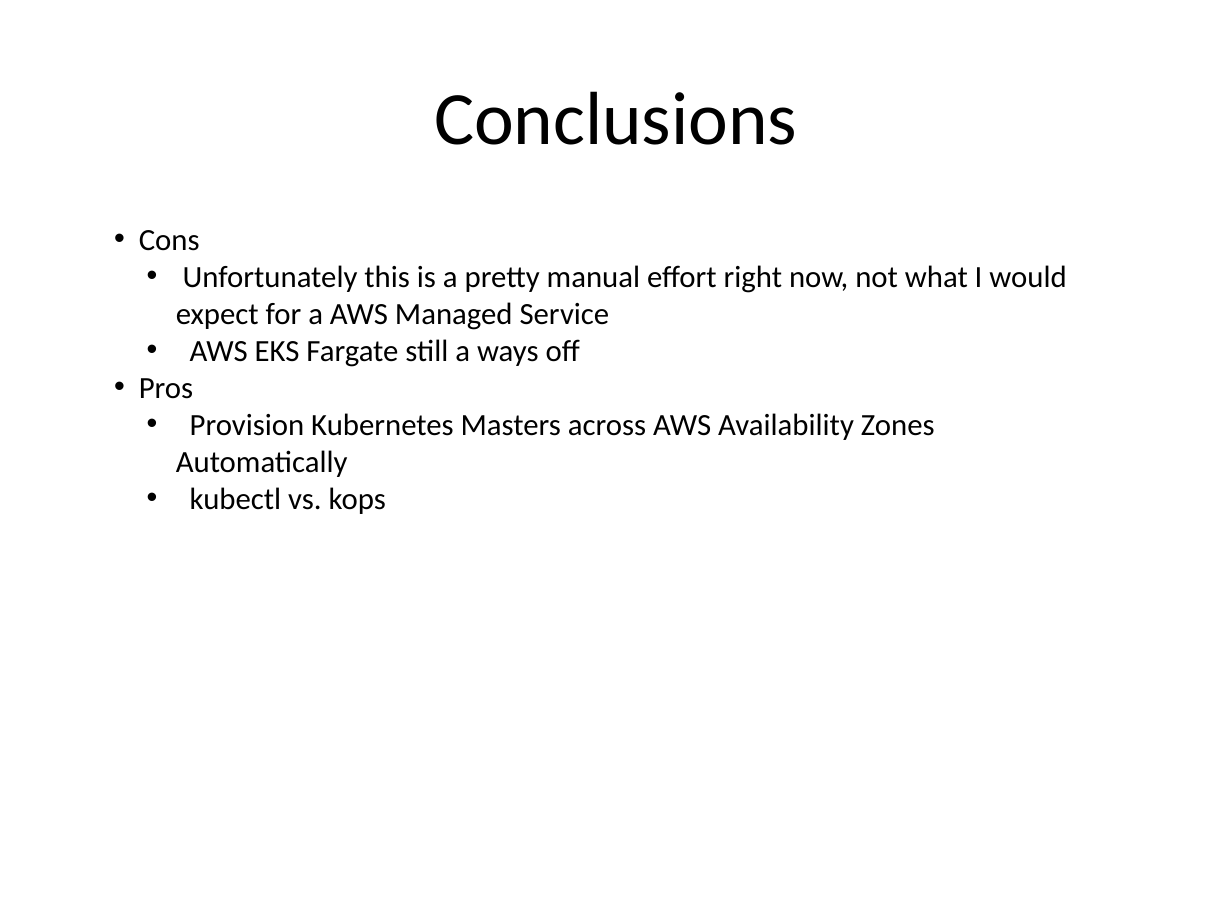
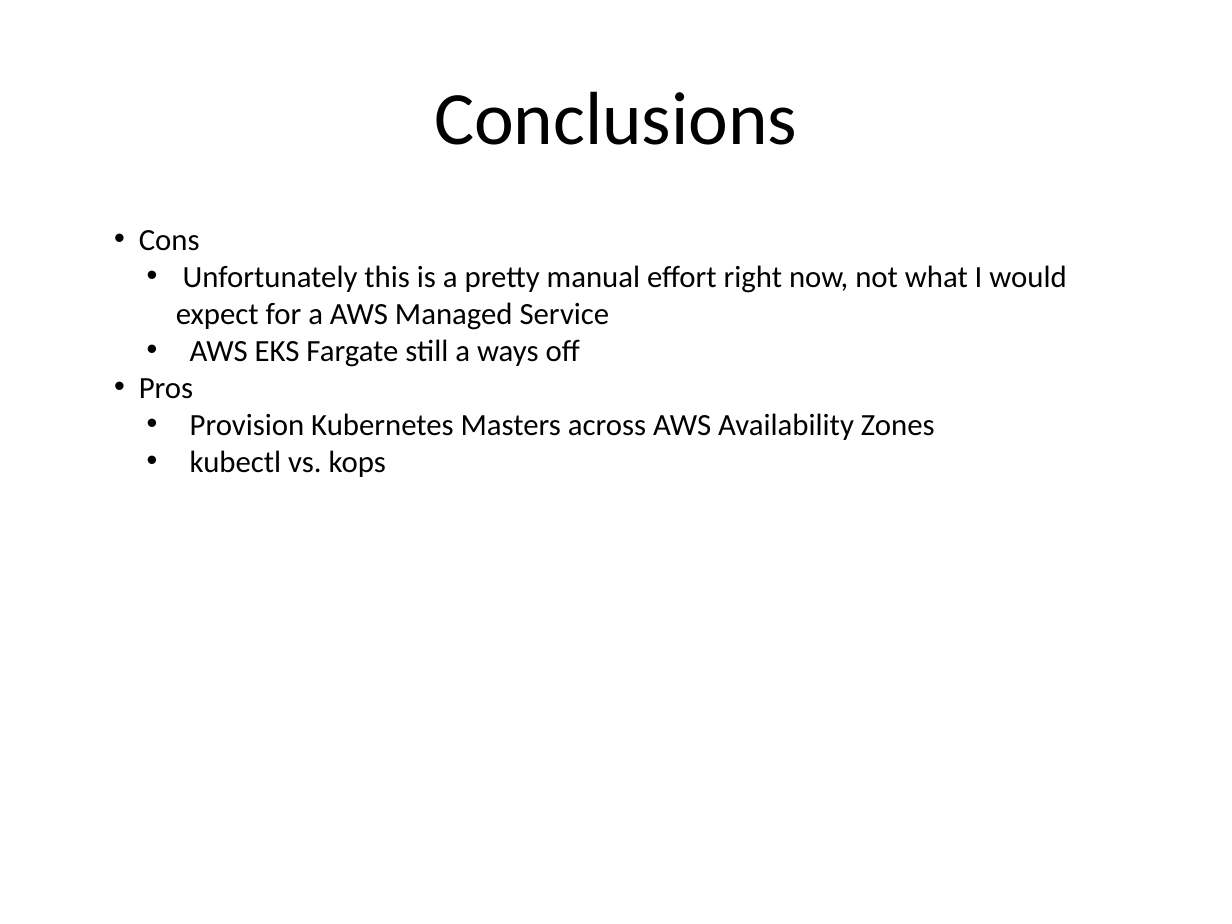
Before and after one commit to kskalvar/aws-eks-cluster-quickstart, a slide deck: slide 9 of slides/AWS-EKS-Cluster-Quickstart.pptx. Drawn at 1232x924 pixels with LibreOffice and Linux fonts; fonts in the diff are those of the drawing. Boxes give left, top, right and bottom in pixels: in the first picture for what was removed or moved away, otherwise in the second. Text is boxed around its words. In the diff, an @@ line names an element or a change of style, - is before the commit and + after.

Commit message:
Update Slides

```diff
--- a/slides/AWS-EKS-Cluster-Quickstart.pptx
+++ b/slides/AWS-EKS-Cluster-Quickstart.pptx
@@ text at (190,413,935,440): text changed @@
-  • Provision Kubernetes Masters across AWS Availability Zones Automatically
+  • Provision Kubernetes Masters across AWS Availability Zones
```
Also in this commit, not shown: 1 other slide changed.
